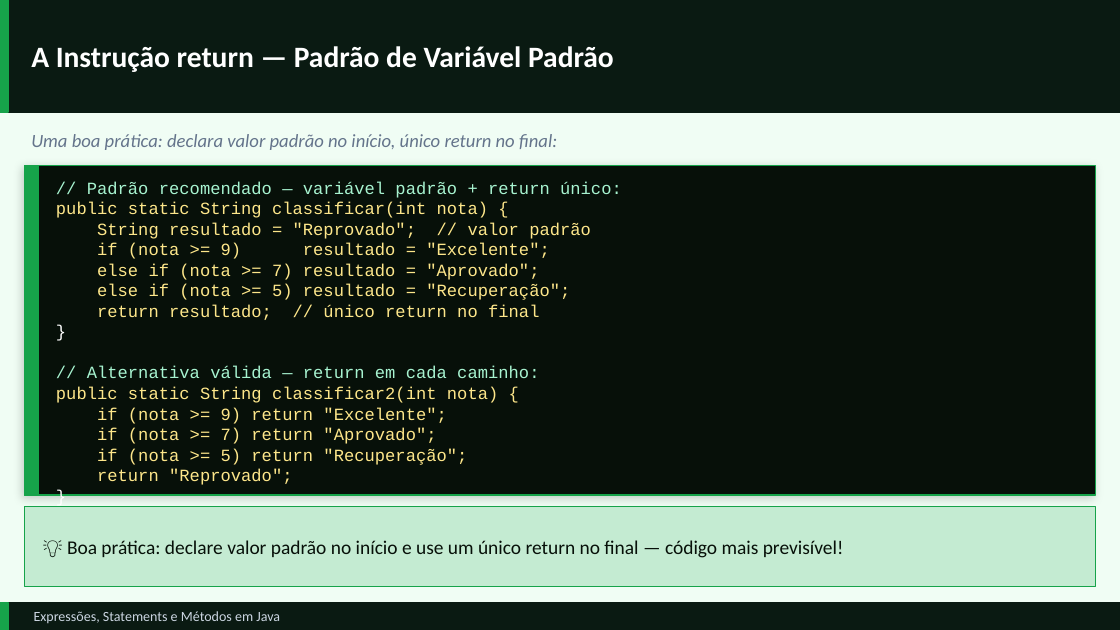
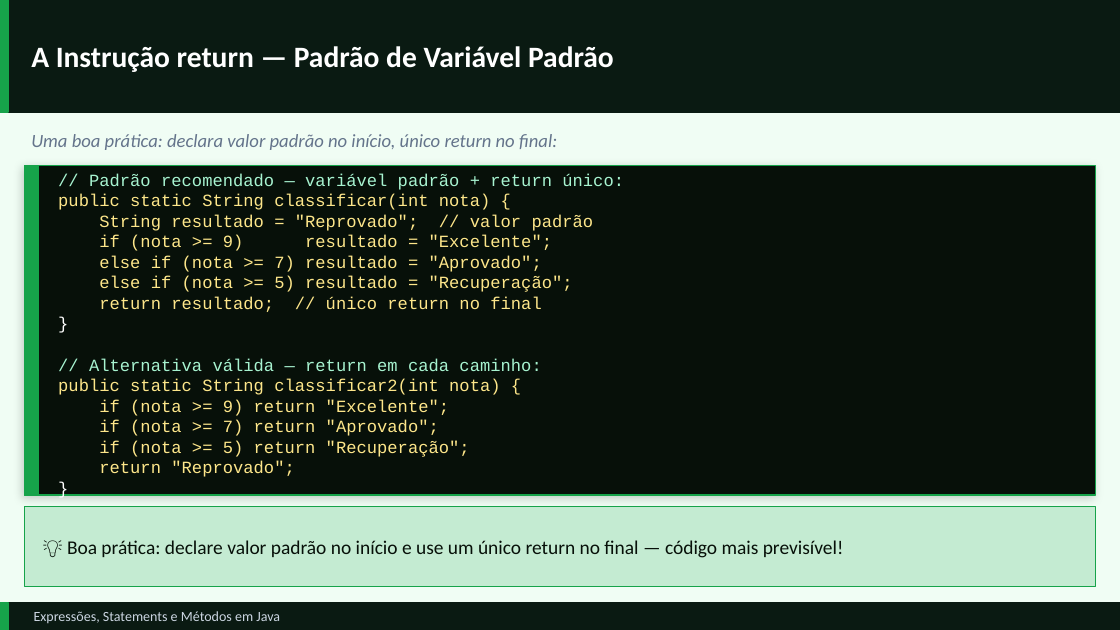
Before and after one commit to GustavoJ-dev/JavaStudiesHub, a slide deck: slide 23 of src/module03/content/Expressoes-Statements-e-Metodos.pptx. Drawn at 1120x630 pixels with LibreOffice and Linux fonts; fonts in the diff are those of the drawing. Boxes give left, top, right and bottom in pixels: in the first picture for what was removed or moved away, otherwise in the second. Text is boxed around its words. In the diff, an @@ line names an element or a change of style, - is before the commit and + after.

```diff
--- a/src/module03/content/Expressoes-Statements-e-Metodos.pptx
+++ b/src/module03/content/Expressoes-Statements-e-Metodos.pptx
@@ text "// Padrão recomendado — variável ...": place and size @@
-text "// Padrão recomendado — variável ..." at [56,181,622,485]
+text "// Padrão recomendado — variável ..." at [58,173,624,477]
```
Also in this commit, not shown: 3 other slides changed, 12 other files.
